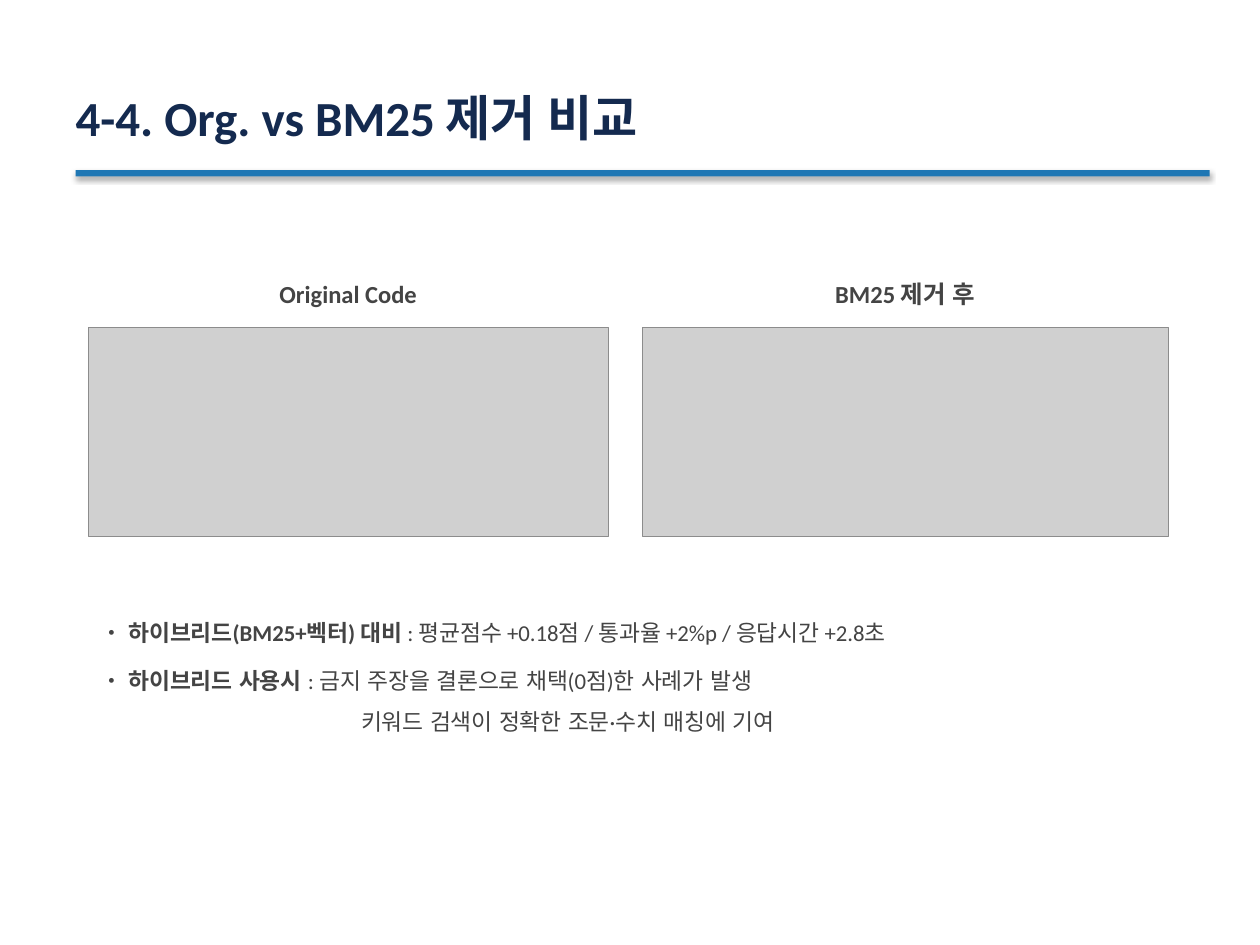
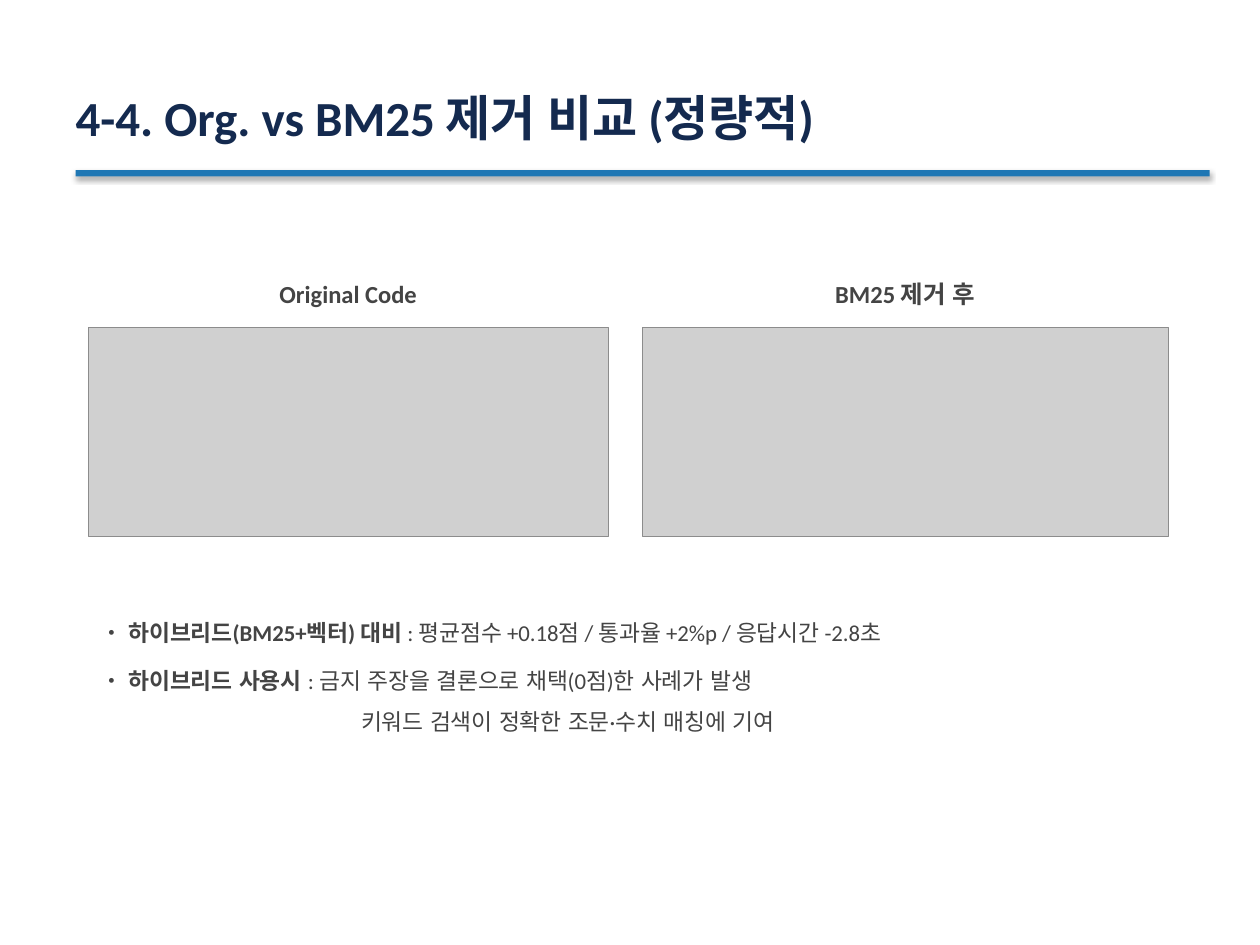
Before and after one commit to JVS-HADEV/test_repo, a slide deck: slide 26 of doitmyself/docs/traffic_law_z_overview.pptx (slide 25 before the commit). Drawn at 1260x945 pixels with LibreOffice and Linux fonts; fonts in the diff are those of the drawing; grey boxes stand for pictures. Boxes give left, top, right and bottom in pixels: in the first picture for what was removed or moved away, otherwise in the second. Text is boxed around its words. In the diff, an @@ line names an element or a change of style, - is before the commit and + after.

```diff
--- a/doitmyself/docs/traffic_law_z_overview.pptx
+++ b/doitmyself/docs/traffic_law_z_overview.pptx
@@ title at (76,95,814,145): text changed @@
-4-4. Org. vs BM25 제거 비교
+4-4. Org. vs BM25 제거 비교 (정량적)
@@ text at (128,622,882,645): text changed @@
-• 하이브리드(BM25+벡터) 대비 : 평균점수 +0.18점 / 통과율 +2%p / 응답시간 +2.8초
+• 하이브리드(BM25+벡터) 대비 : 평균점수 +0.18점 / 통과율 +2%p / 응답시간 -2.8초
```
Also in this commit, not shown: 6 other slides changed, 5 slides added, 5 other files.
